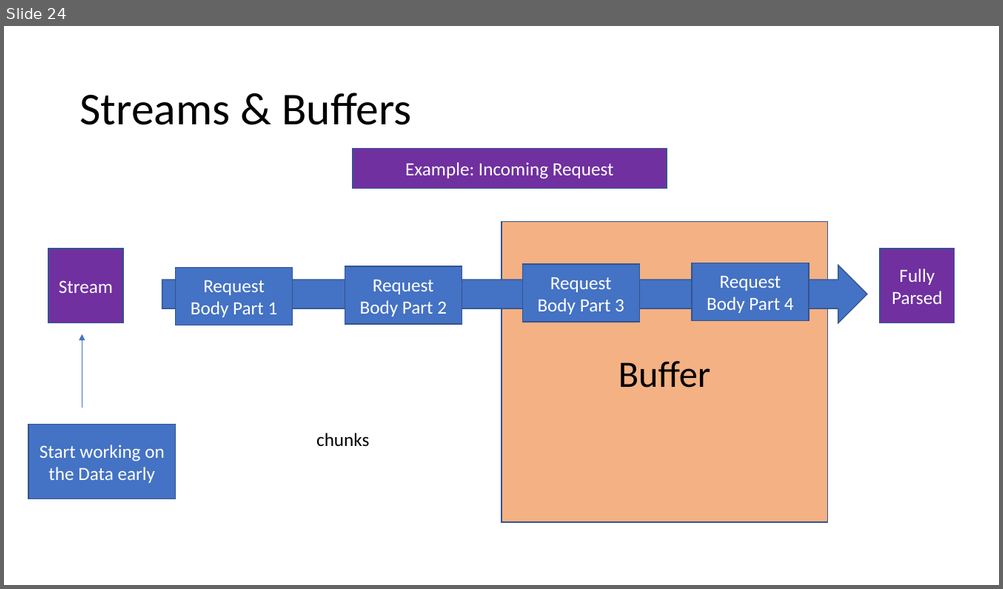
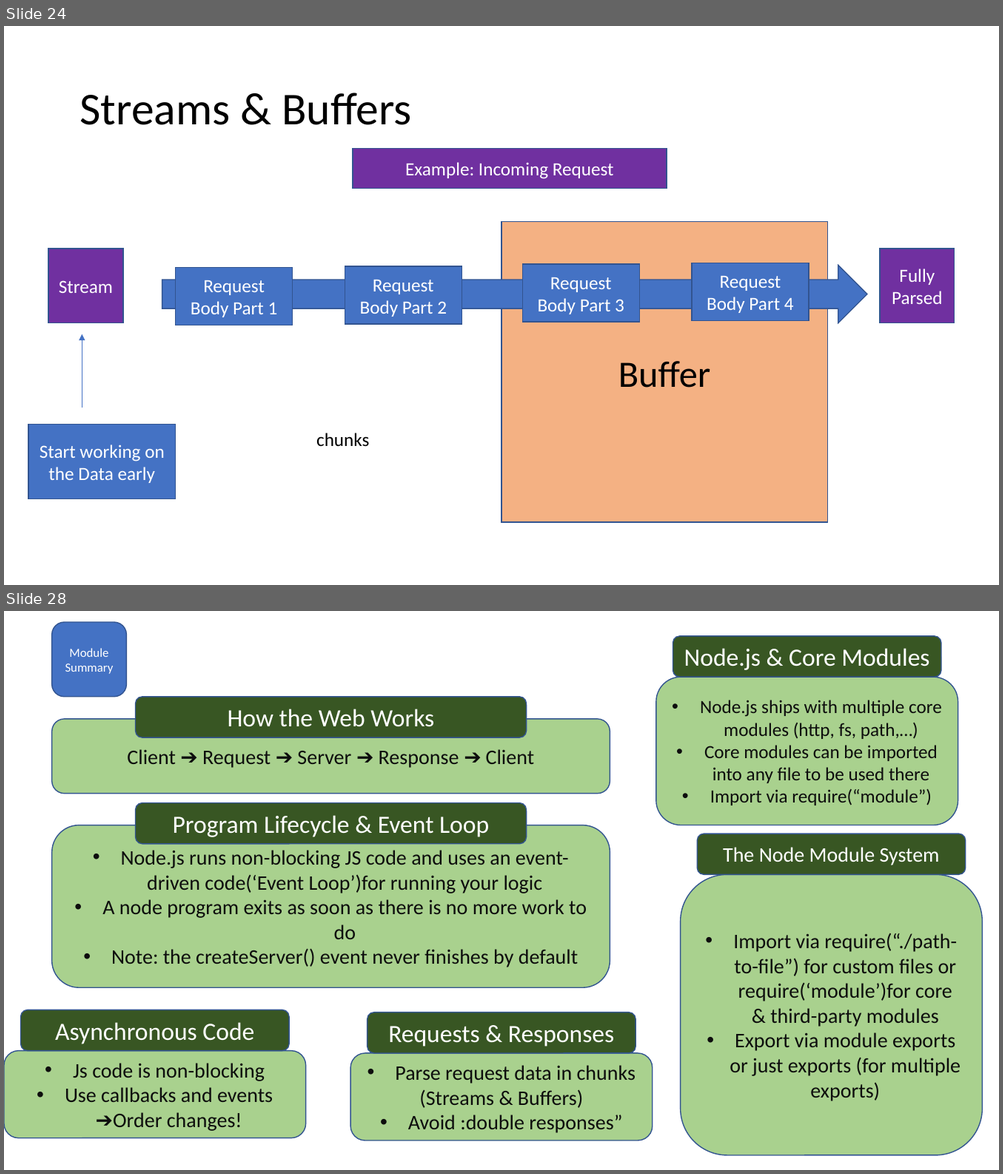
Before and after one commit to PiyushChaturvedii/Batch04, a slide deck: What is Node.pptx. Shown one above the other, each under a label of ours: slide 24 before the commit, slides 24 and 28 after it; the slides between them are not shown. The pictures are 1003x589 and 1003x1174 pixels, drawn with LibreOffice and Linux fonts; fonts in the diff are those of the drawing. Boxes give left, top, right and bottom in pixels: in the first picture for what was removed or moved away, otherwise in the second. Text is boxed around its words. In the diff, an @@ line names an element or a change of style, - is before the commit and + after.

Commit message:
streamsType

```diff
--- a/What is Node.pptx
+++ b/What is Node.pptx
@@ slide 28 added at (4, 611, 999, 1170), background #FFFFFF @@
@@ rounded rectangle added at (52, 622, 126, 697), fill #4472C4, outline #325491 1 pt, 12 pt, text #FFFFFF @@
+Module Summary
@@ rounded rectangle added at (672, 636, 941, 678), fill #385723, outline #325491 1 pt, 24 pt, text #FFFFFF @@
+Node.js & Core Modules
@@ rounded rectangle added at (656, 677, 958, 825), fill #A9D18E, outline #325491 1 pt, 18 pt, text #0D0D0D @@
+• Node.js ships with multiple core modules (http, fs, path,…)
+• Core modules can be imported into any file to be used there
+• Import via require(“module”)
@@ rounded rectangle added at (135, 697, 526, 738), fill #385723, outline #325491 1 pt, 24 pt, text #FFFFFF @@
+How the Web Works
@@ rounded rectangle added at (52, 719, 610, 794), fill #A9D18E, outline #325491 1 pt, 20 pt, text #0D0D0D @@
+Client ➔ Request ➔ Server ➔ Response ➔ Client
@@ rounded rectangle added at (135, 803, 526, 844), fill #385723, outline #325491 1 pt, 24 pt, text #FFFFFF @@
+Program Lifecycle & Event Loop
@@ rounded rectangle added at (52, 825, 610, 988), fill #A9D18E, outline #325491 1 pt, 20 pt, text #0D0D0D @@
+• Node.js runs non-blocking JS code and uses an event-driven code(‘Event Loop’)for running your logic
+• A node program exits as soon as there is no more work to do
+• Note: the createServer() event never finishes by default
@@ rounded rectangle added at (697, 834, 966, 875), fill #385723, outline #325491 1 pt, 20 pt, text #FFFFFF @@
+The Node Module System
@@ rounded rectangle added at (680, 875, 982, 1156), fill #A9D18E, outline #325491 1 pt, 20 pt, text #0D0D0D @@
+• Import via require(“./path-to-file”) for custom files or require(‘module’)for core & third-party modules
+• Export via module exports or just exports (for multiple exports)
@@ rounded rectangle added at (20, 1010, 289, 1051), fill #385723, outline #325491 1 pt, 24 pt, text #FFFFFF @@
+Asynchronous Code
@@ rounded rectangle added at (367, 1012, 636, 1054), fill #385723, outline #325491 1 pt, 24 pt, text #FFFFFF @@
+Requests & Responses
@@ rounded rectangle added at (4, 1051, 305, 1139), fill #A9D18E, outline #325491 1 pt, 20 pt, text #0D0D0D @@
+• Js code is non-blocking
+• Use callbacks and events ➔Order changes!
@@ rounded rectangle added at (350, 1054, 652, 1141), fill #A9D18E, outline #325491 1 pt, 20 pt, text #0D0D0D @@
+• Parse request data in chunks
+(Streams & Buffers)
+• Avoid :double responses”
```
Also in this commit, not shown: 16 other slides added, 15 other files.
